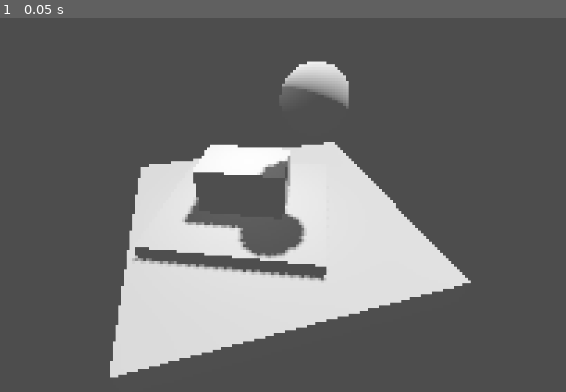
Above: before the commit, frame 1.
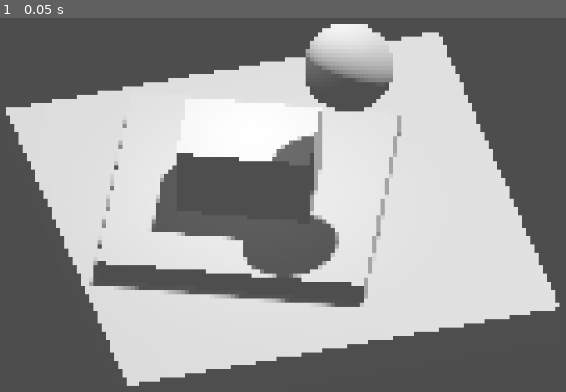
Above: after the commit, the same moment.

Repository: Fredzer0/McGameJam2026
Game: Godot game, scene res://levels/StapScene.tscn
Same seed, same stepped clock (60 frames per second), same inputs: the game is played once before the commit and once after it. This scene is started directly instead of the project's main scene.
Inputs:
- Up to frame 1 (0.05 s): no input

The runs differ from the first frame. In frame 1, 44% of the frame differs, in the area x 1-99%, y 1-99%.
Error before the commit: Cannot call method 'storage_buffer_create' on a null value. (res://vfx/CelShader.gd:19)
Error after the commit: Cannot call method 'storage_buffer_create' on a null value. (res://vfx/EdgeDetectionShader.gd:20)

Commit message:
feat: edit personal scene

Diff:
--- a/levels/StapScene.tscn
+++ b/levels/StapScene.tscn
@@ -28,11 +28,11 @@
 grow_horizontal = 2
 grow_vertical = 2
 stretch = true
-stretch_shrink = 4
+stretch_shrink = 6
 
 [node name="SubViewport" type="SubViewport" parent="SubViewportContainer" unique_id=826980038]
 handle_input_locally = false
-size = Vector2i(288, 162)
+size = Vector2i(192, 108)
 render_target_update_mode = 4
 
 [node name="DirectionalLight3D" type="DirectionalLight3D" parent="SubViewportContainer/SubViewport" unique_id=340714600]
@@ -61,7 +61,10 @@
 mesh = SubResource("SphereMesh_nlp81")
 
 [node name="Camera3D" type="Camera3D" parent="SubViewportContainer/SubViewport" unique_id=838391467]
-transform = Transform3D(0.9912455, -0.08439596, 0.10153638, 0, 0.7690315, 0.6392109, -0.13203149, -0.6336149, 0.76229906, 1.1545491, 2.9314213, 4.4244556)
+transform = Transform3D(0.9912455, -0.08439596, 0.10153638, 0, 0.7690315, 0.6392109, -0.13203149, -0.6336149, 0.76229906, 1.1545491, 4.532778, 6.2972927)
+projection = 1
+size = 5.0
+far = 50.0
 
 [node name="SpotLight3D" type="SpotLight3D" parent="SubViewportContainer/SubViewport" unique_id=1380971151]
 transform = Transform3D(1, 0, 0, 0, -0.0058468683, 0.9999829, 0, -0.9999829, -0.0058468683, 0, 3.461728, 0)
--- a/vfx/ShaderComposer.tscn
+++ b/vfx/ShaderComposer.tscn
@@ -2,15 +2,6 @@
 
 [ext_resource type="Script" uid="uid://dhvy3xemupmd7" path="res://vfx/EdgeDetectionShader.gd" id="1_qgapr"]
 [ext_resource type="Script" uid="uid://dc41isxd36exy" path="res://vfx/CelShader.gd" id="2_xv40b"]
-
-[sub_resource type="CompositorEffect" id="CompositorEffect_0atjh"]
-resource_local_to_scene = false
-resource_name = ""
-enabled = true
-effect_callback_type = 4
-needs_motion_vectors = false
-needs_normal_roughness = false
-script = ExtResource("2_xv40b")
 
 [sub_resource type="CompositorEffect" id="CompositorEffect_xv40b"]
 resource_local_to_scene = false
@@ -22,8 +13,17 @@
 script = ExtResource("1_qgapr")
 metadata/_custom_type_script = "uid://dhvy3xemupmd7"
 
+[sub_resource type="CompositorEffect" id="CompositorEffect_0atjh"]
+resource_local_to_scene = false
+resource_name = ""
+enabled = true
+effect_callback_type = 4
+needs_motion_vectors = false
+needs_normal_roughness = false
+script = ExtResource("2_xv40b")
+
 [sub_resource type="Compositor" id="Compositor_6pjld"]
-compositor_effects = Array[CompositorEffect]([SubResource("CompositorEffect_0atjh"), SubResource("CompositorEffect_xv40b")])
+compositor_effects = Array[CompositorEffect]([SubResource("CompositorEffect_xv40b"), SubResource("CompositorEffect_0atjh")])
 
 [node name="ShaderComposer" type="WorldEnvironment" unique_id=2001211638]
 compositor = SubResource("Compositor_6pjld")
